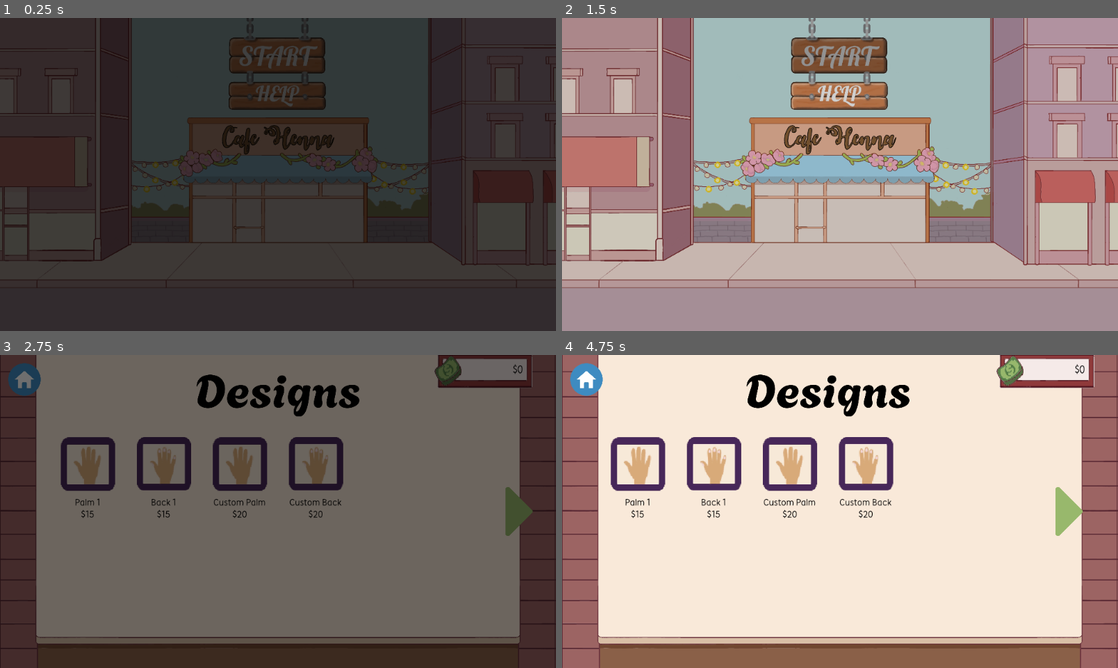
Above: before the commit, frames 1-4 (two rows, left to right).
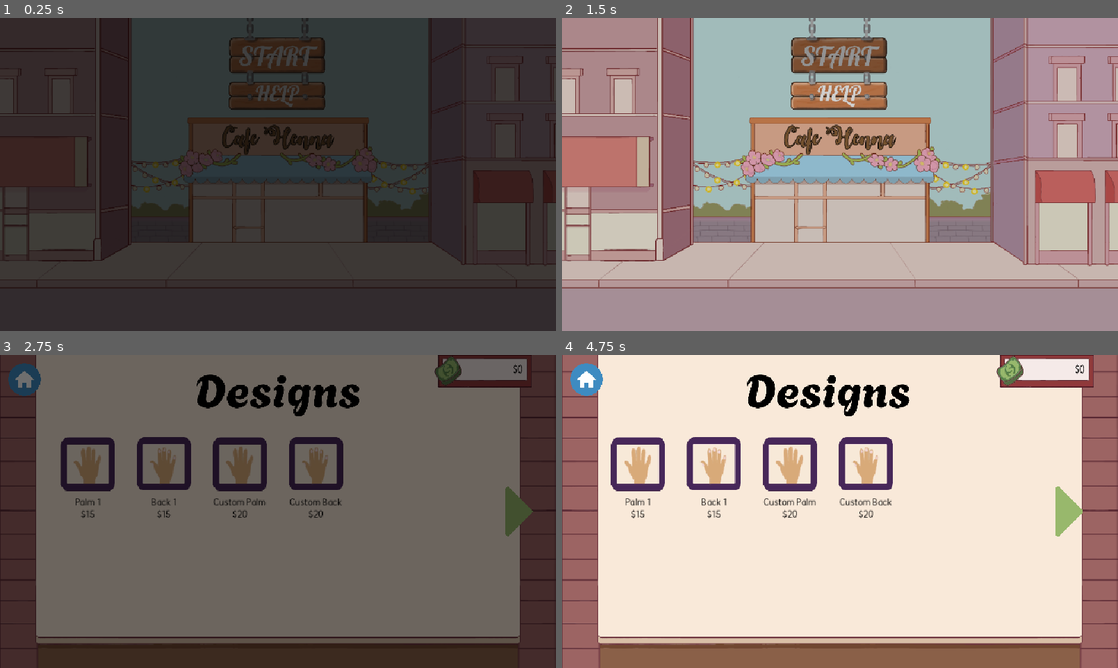
Above: after the commit, the same moments.

Repository: nitya-desaraju/cafe_henna
Game: Godot game, scene res://scenes/main_menu.tscn
The game is run twice, just before and just after one commit, with the same random seed, the same clock (stepped at 60 frames per second) and the same inputs.
Inputs (mouse positions are in pixels of both pictures, inside the frame that each line leads up to):
- Up to frame 1 (0.25 s): no input
- Up to frame 2 (1.5 s): click (840, 55) at 0.5 s; click (840, 55) at 1.25 s
- Up to frame 3 (2.75 s): click (278, 392) at 2 s
- Up to frame 4 (4.75 s): click (650, 464) at 2.77 s; click (1079, 511) at 3.5 s; click (600, 511) at 4.25 s

The runs differ from the first frame. In frame 1, 0.4% of the frame differs, in the area x 0-100%, y 0-78%; in frame 2, 5.1%, in the area x 0-100%, y 0-87%; in frame 3, 1.2%; in frame 4, 2.7%.

Commit message:
fixing screen position

Diff:
--- a/game/project.godot
+++ b/game/project.godot
@@ -23,7 +23,7 @@
 
 window/size/viewport_width=1024
 window/size/viewport_height=576
-mouse_cursor/custom_image="[empty]"
+window/stretch/mode="canvas_items"
 
 [editor_plugins]
 
